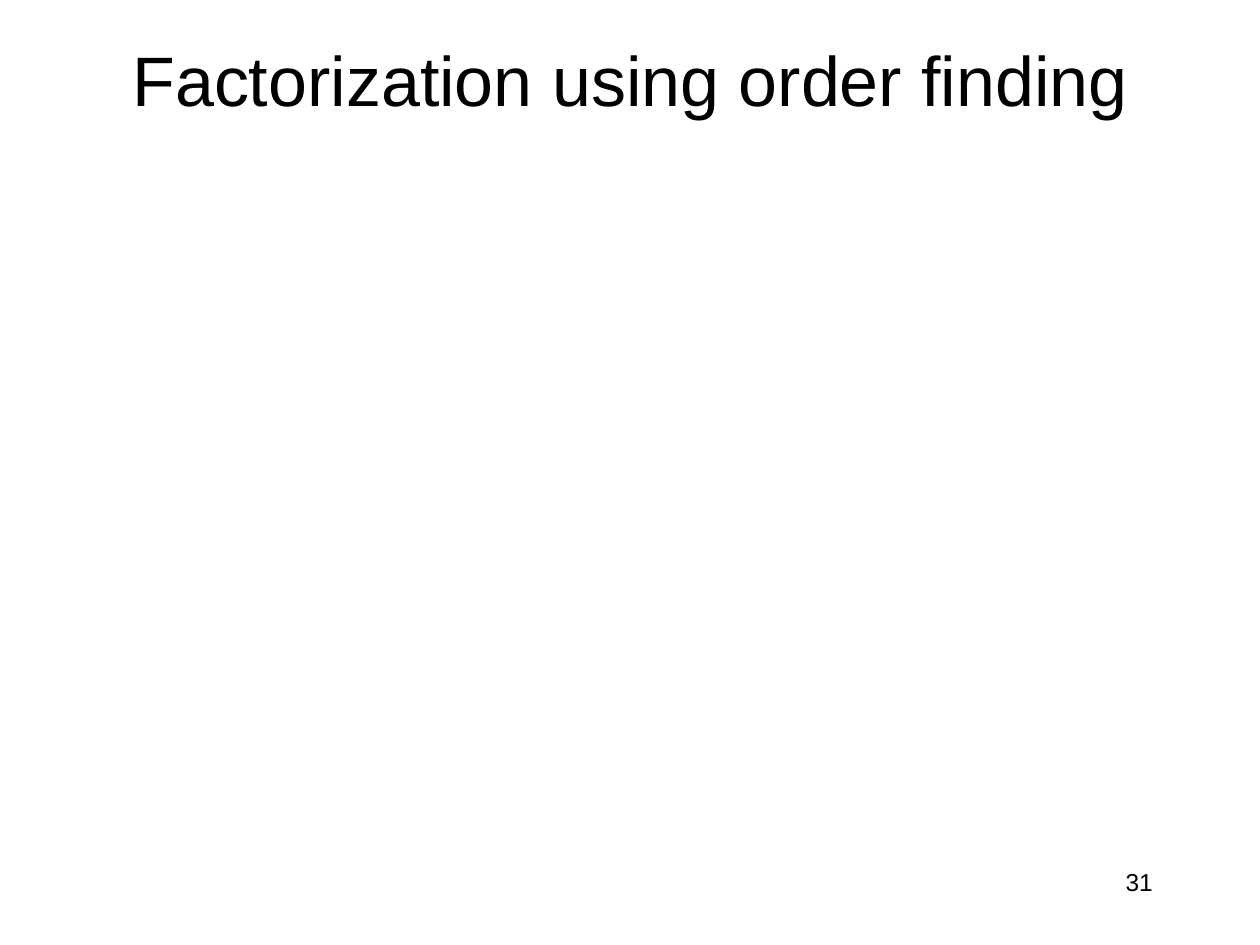
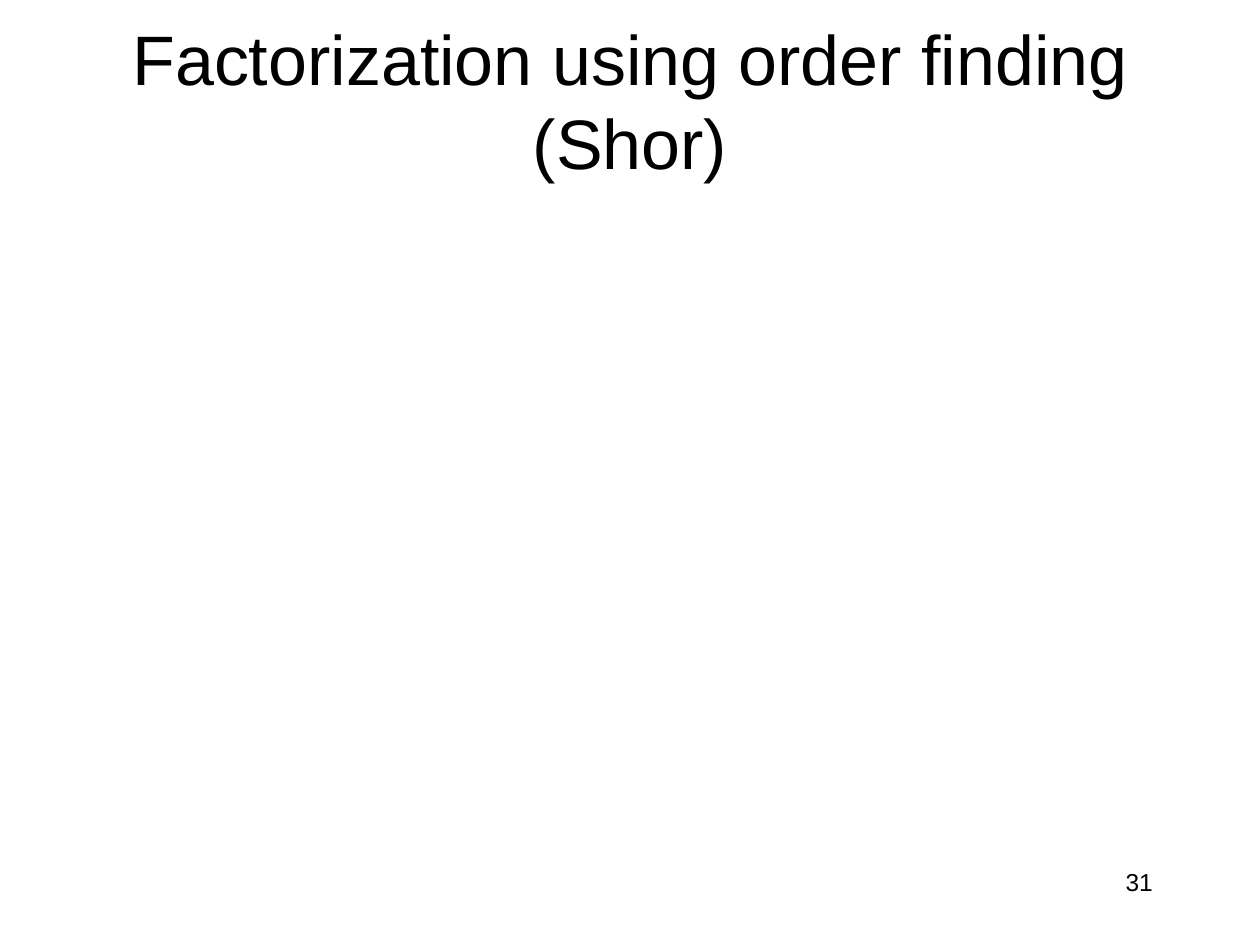
Before and after one commit to jlmucb/class_notes, a slide deck: slide 31 of BerkeleyClass/CS290Spring2013/Lectures/QC.pptx. Drawn at 1260x945 pixels with LibreOffice and Linux fonts; fonts in the diff are those of the drawing; grey boxes stand for pictures. Boxes give left, top, right and bottom in pixels: in the first picture for what was removed or moved away, otherwise in the second. Text is boxed around its words. In the diff, an @@ line names an element or a change of style, - is before the commit and + after.

```diff
--- a/BerkeleyClass/CS290Spring2013/Lectures/QC.pptx
+++ b/BerkeleyClass/CS290Spring2013/Lectures/QC.pptx
@@ title at bbox=[132, 34, 1128, 182]: text changed @@
-Factorization using order finding
+Factorization using order finding (Shor)
```
Also in this commit, not shown: 5 other slides changed, 3 slides added.
